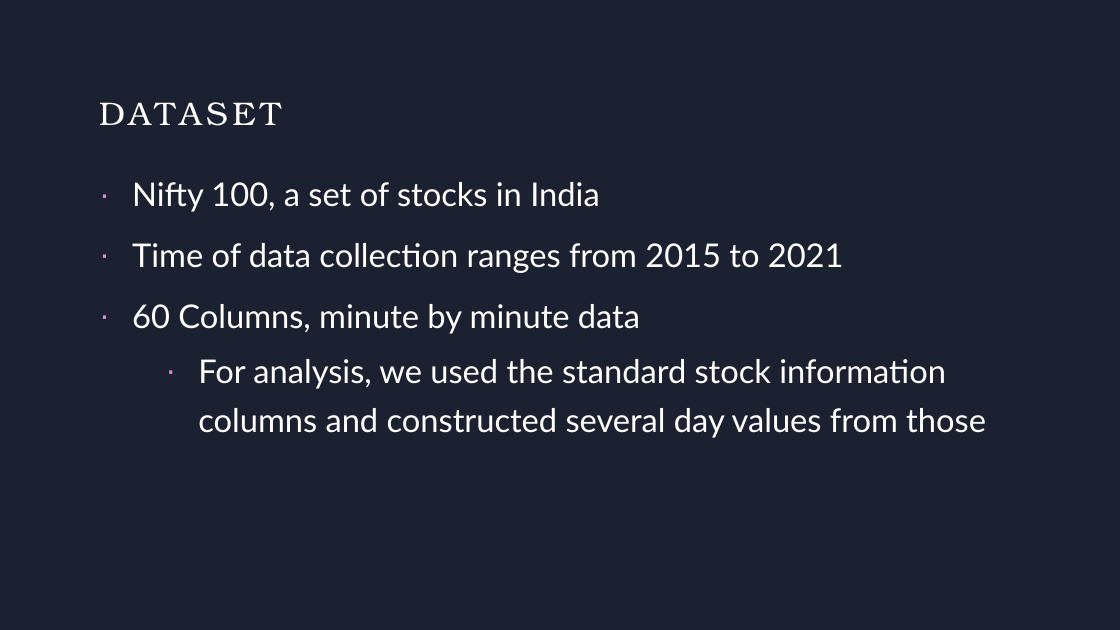
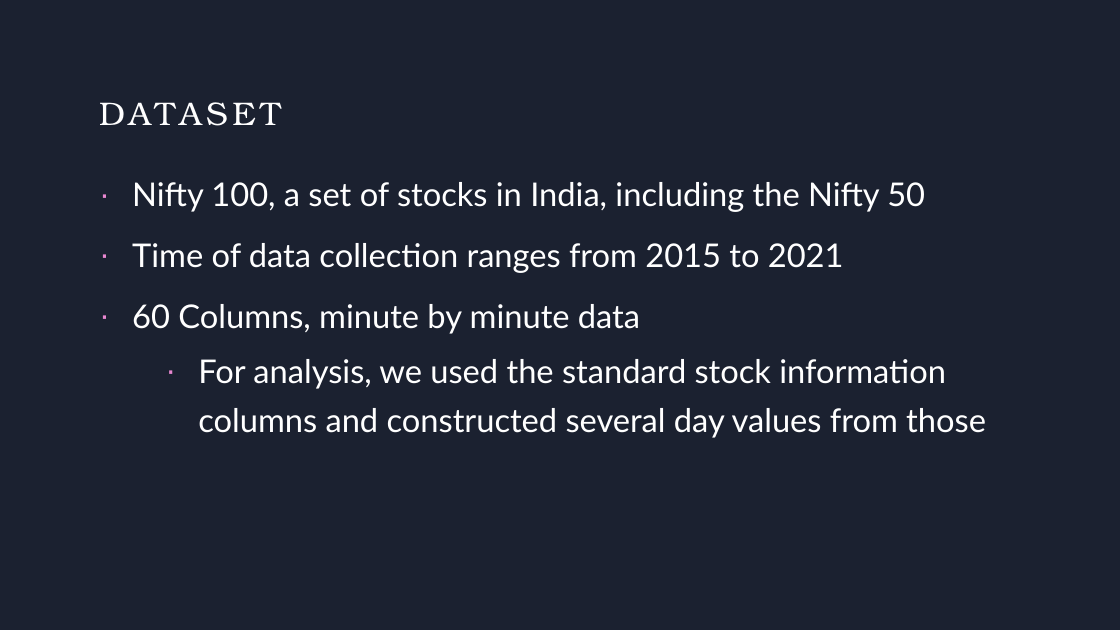
Before and after one commit to rstuder9090/Fall2022_Stat605_Group1_Project, a slide deck: slide 2 of Group1_Nifty500_Presentation.pptx. Drawn at 1120x630 pixels with LibreOffice and Linux fonts; fonts in the diff are those of the drawing. Boxes give left, top, right and bottom in pixels: in the first picture for what was removed or moved away, otherwise in the second. Text is boxed around its words. In the diff, an @@ line names an element or a change of style, - is before the commit and + after.

```diff
--- a/Group1_Nifty500_Presentation.pptx
+++ b/Group1_Nifty500_Presentation.pptx
@@ text at [132,182,925,212]: text changed @@
-· Nifty 100, a set of stocks in India
+· Nifty 100, a set of stocks in India, including the Nifty 50
```
